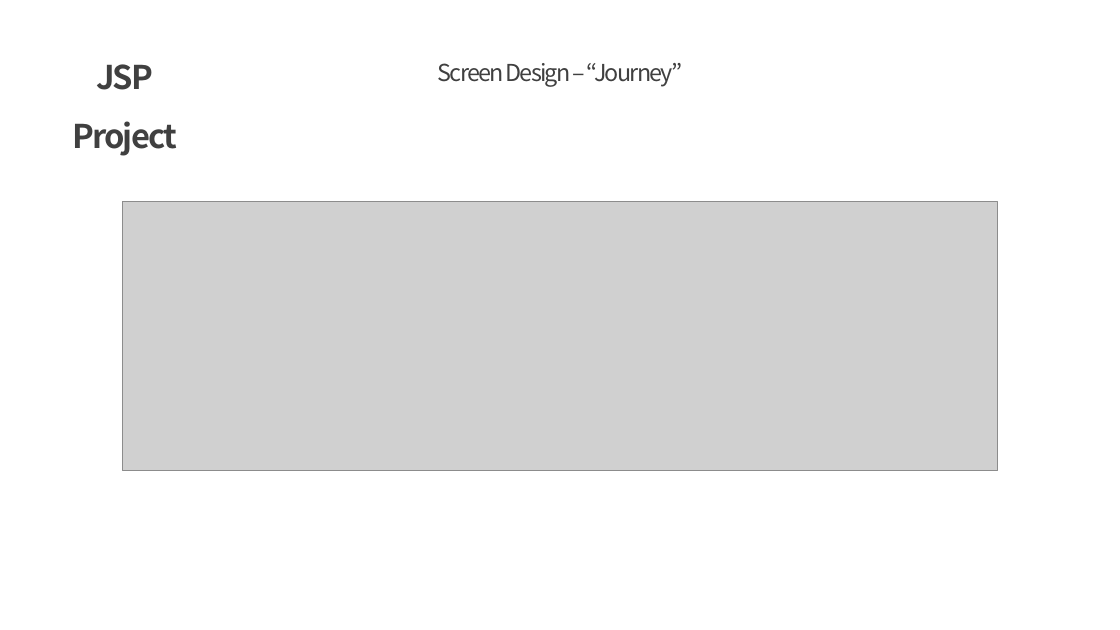
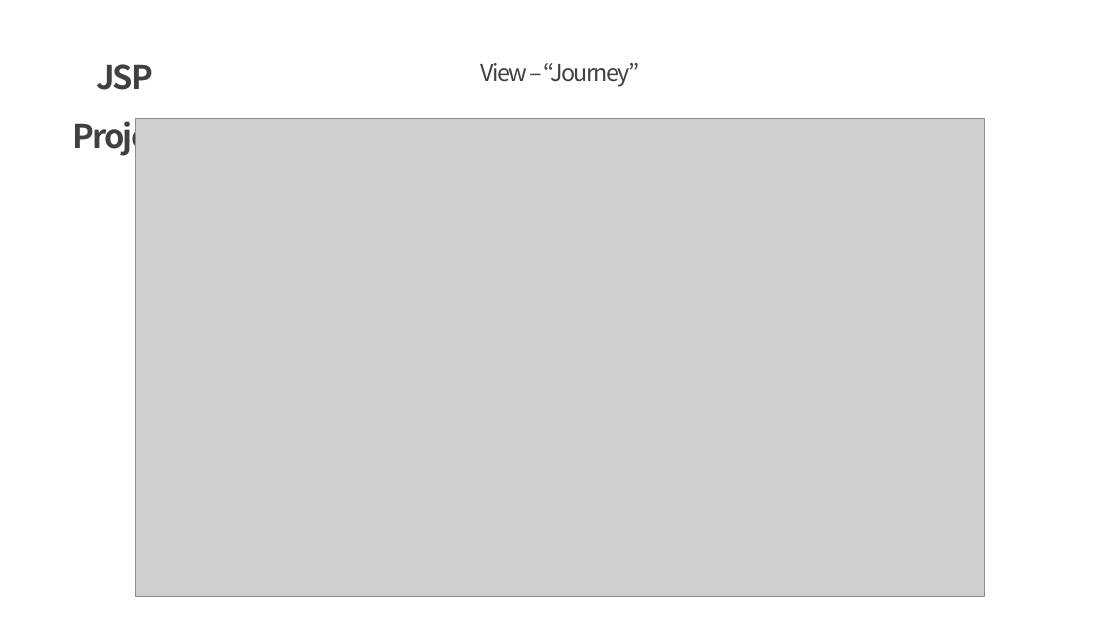
Before and after one commit to Mareef/College, a slide deck: slide 11 of jsp/project_201644008_3.pptx. Drawn at 1120x630 pixels with LibreOffice and Linux fonts; fonts in the diff are those of the drawing; grey boxes stand for pictures. Boxes give left, top, right and bottom in pixels: in the first picture for what was removed or moved away, otherwise in the second. Text is boxed around its words. In the diff, an @@ line names an element or a change of style, - is before the commit and + after.

```diff
--- a/jsp/project_201644008_3.pptx
+++ b/jsp/project_201644008_3.pptx
@@ text at [481,63,639,87]: text changed @@
-Screen Design – “Journey”
+View – “Journey”
@@ picture: place and size @@
-picture at [122,202,998,471]
+picture at [135,118,985,597]
```
Also in this commit, not shown: 10 other slides changed, 2 slides added, 1 slide removed, 1 other file.
